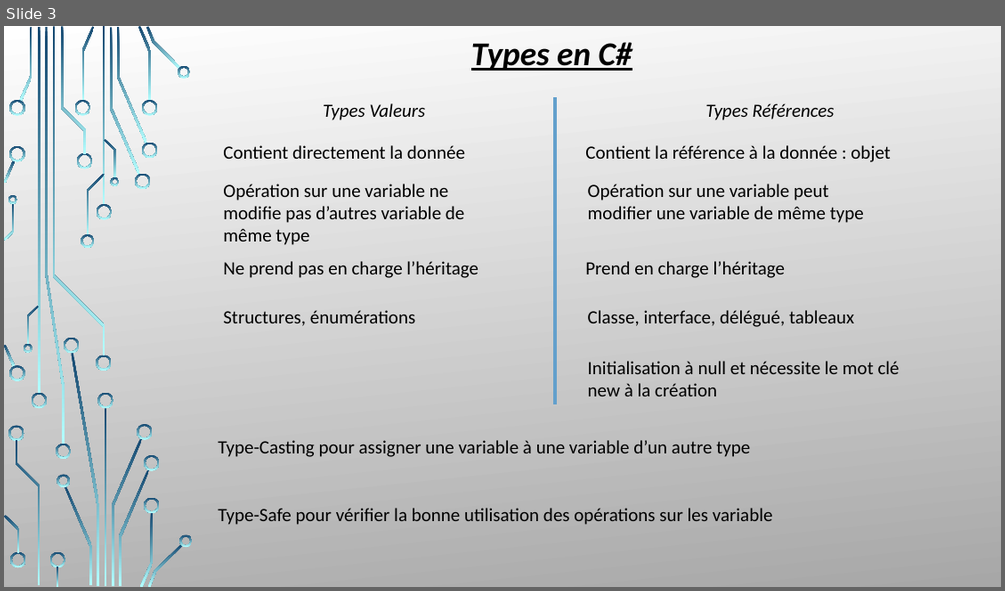
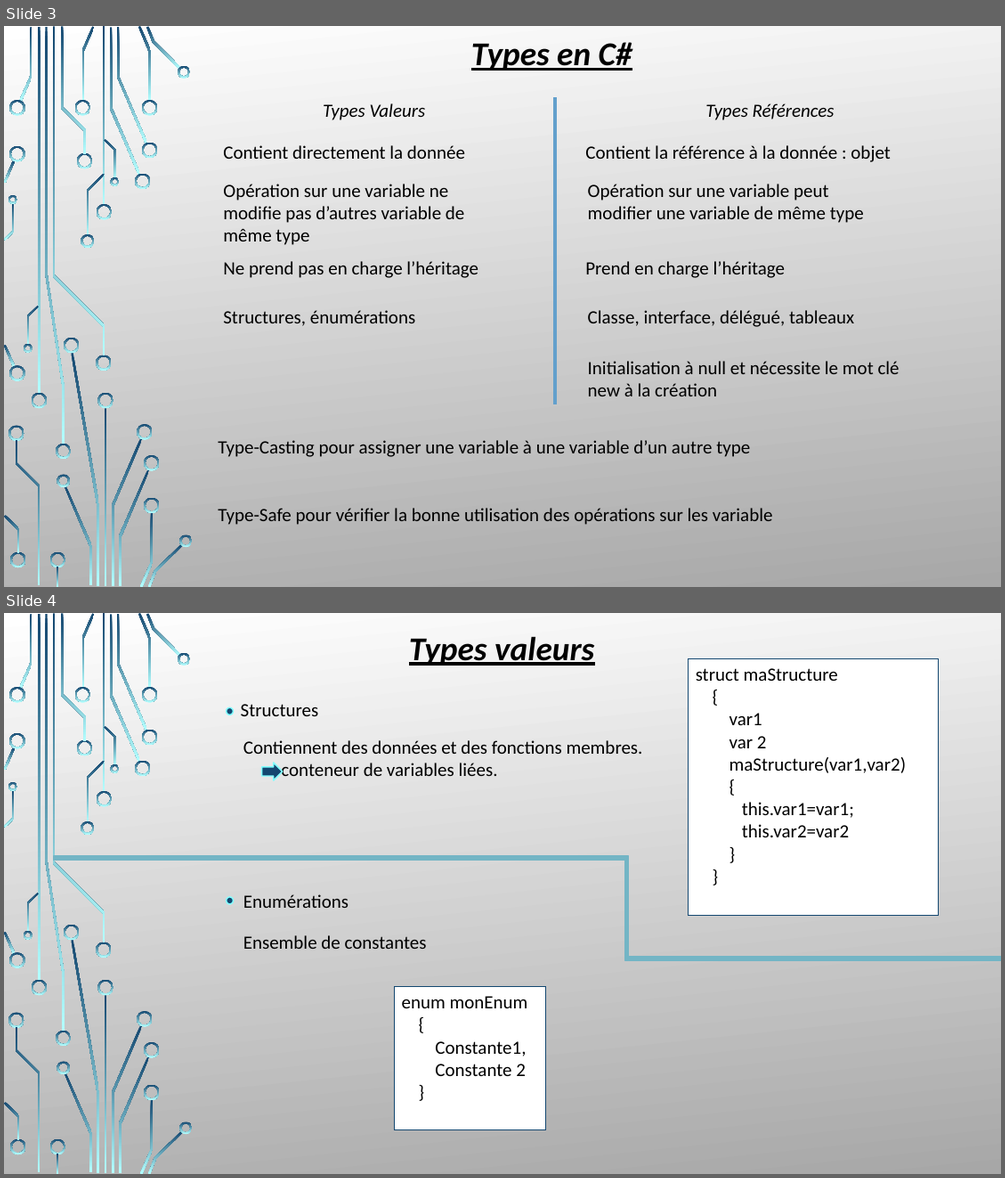
Before and after one commit to LouisMalbranque/Projet-C-S2, a slide deck: CoursCS2.pptx. Shown one above the other, each under a label of ours: slide 3 before the commit, slides 3 and 4 after it. The pictures are 1005x591 and 1005x1178 pixels, drawn with LibreOffice and Linux fonts; fonts in the diff are those of the drawing; background and template pictures are left out. Boxes give left, top, right and bottom in pixels: in the first picture for what was removed or moved away, otherwise in the second. Text is boxed around its words. In the diff, an @@ line names an element or a change of style, - is before the commit and + after.

```diff
--- a/CoursCS2.pptx
+++ b/CoursCS2.pptx
@@ slide 4 added at <box>4,613,1001,1174</box>, background picture (left out); not listed: 54 template elements that a slide beside it also shows @@
@@ text added at <box>409,636,594,666</box>, 32 pt, text #000000, bold, italic, underline @@
+Types valeurs
@@ rectangle added at <box>688,658,938,915</box>, fill #FFFFFF, outline #134770 0.75 pt, 18 pt, text #000000 @@
+struct maStructure
+{
+var1
+var 2
+maStructure(var1,var2)
+{
+this.var1=var1;
+this.var2=var2
+}
+}
@@ ellipse added at <box>226,708,233,715</box>, fill #134770, outline #82FFFF 1.25 pt @@
@@ text added at <box>241,704,319,716</box>, 18 pt, text #000000 @@
+Structures
@@ text added at <box>243,740,643,776</box>, 18 pt, text #000000 @@
+Contiennent des données et des fonctions membres.
+conteneur de variables liées.
@@ right arrow added at <box>262,763,283,780</box>, fill #134770, outline #82FFFF 1.25 pt @@
@@ rectangle added at <box>54,856,624,860</box>, fill #73B5C5, outline #73B5C5 1.25 pt @@
@@ rectangle added at <box>624,856,629,960</box>, fill #73B5C5, outline #73B5C5 1.25 pt @@
@@ ellipse added at <box>226,897,233,905</box>, fill #134770, outline #82FFFF 1.25 pt @@
@@ text added at <box>243,894,348,908</box>, 18 pt, text #000000 @@
+Enumérations
@@ text added at <box>243,935,427,949</box>, 18 pt, text #000000 @@
+Ensemble de constantes
@@ rectangle added at <box>629,957,1001,960</box>, fill #73B5C5, outline #73B5C5 1.25 pt @@
@@ rectangle added at <box>395,987,546,1130</box>, fill #FFFFFF, outline #134770 0.75 pt, 18 pt, text #000000 @@
+enum monEnum
+{
+Constante1,
+Constante 2
+}
```
Also in this commit, not shown: 1 other slide added, 2 slides removed, 1 other file.
